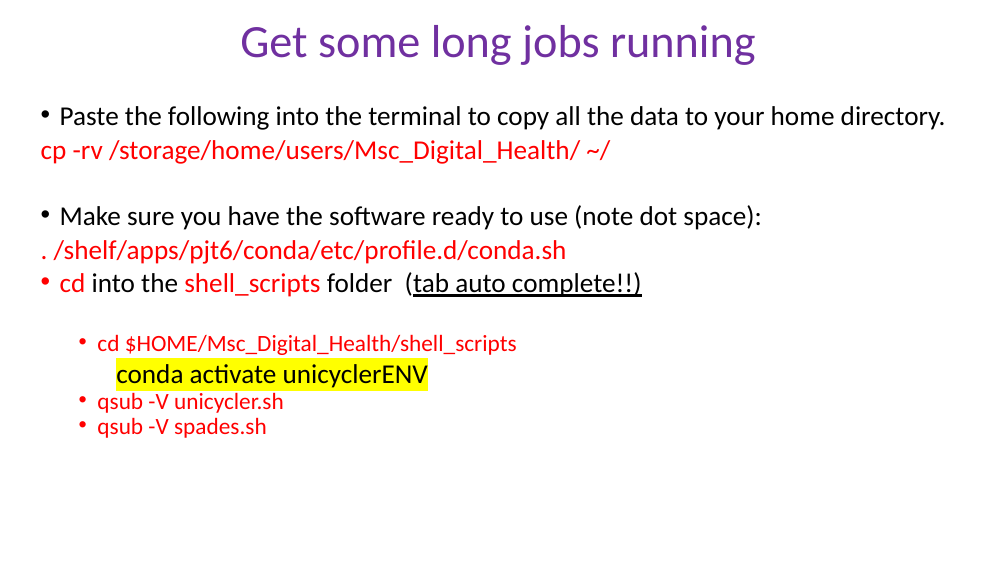
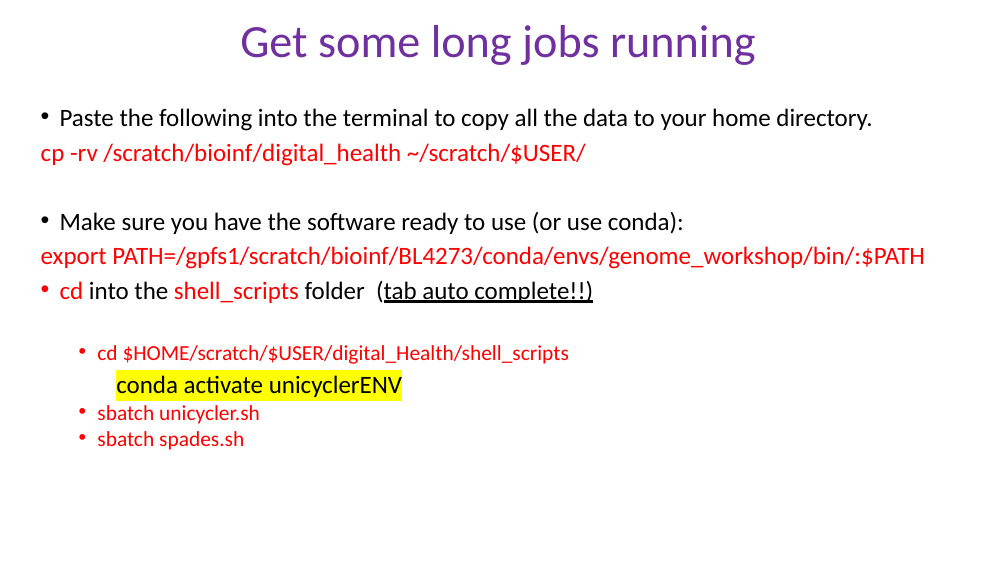
Before and after one commit to peterthorpe5/Msc_Digital_Health, a slide deck: slide 2 of powerpoint/6_assembly.pptx. Drawn at 1008x567 pixels with LibreOffice and Linux fonts; fonts in the diff are those of the drawing. Boxes give left, top, right and bottom in pixels: in the first picture for what was removed or moved away, otherwise in the second. Text is boxed around its words. In the diff, an @@ line names an element or a change of style, - is before the commit and + after.

Commit message:
updates for scratch path

```diff
--- a/powerpoint/6_assembly.pptx
+++ b/powerpoint/6_assembly.pptx
@@ text at (x1=60, y1=108, x2=872, y2=397): size 25.9 to 23.8 pt in "Paste the following into the terminal to ...", "cd into the shell_scripts folder (tab auto ...", "conda activate unicyclerENV"; line spacing 0.7 to 0.8 @@
@@ text at (x1=41, y1=143, x2=925, y2=269): text changed; size 25.9 to 23.8 pt @@
-cp -rv /storage/home/users/Msc_Digital_Health/ ~/
-• Make sure you have the software ready to use (note dot space):
-. /shelf/apps/pjt6/conda/etc/profile.d/conda.sh
+cp -rv /scratch/bioinf/digital_health ~/scratch/$USER/
+• Make sure you have the software ready to use (or use conda):
+export PATH=/gpfs1/scratch/bioinf/BL4273/conda/envs/genome_workshop/bin/:$PATH
@@ text at (x1=97, y1=345, x2=569, y2=364): text changed; size 22.2 to 20.4 pt @@
-  • cd $HOME/Msc_Digital_Health/shell_scripts
+  • cd $HOME/scratch/$USER/digital_Health/shell_scripts
@@ text at (x1=97, y1=405, x2=260, y2=450): text changed; size 22.2 to 20.4 pt @@
-  • qsub -V unicycler.sh
-  • qsub -V spades.sh
+  • sbatch unicycler.sh
+  • sbatch spades.sh
```
Also in this commit, not shown: 5 other slides changed, 4 other files.
